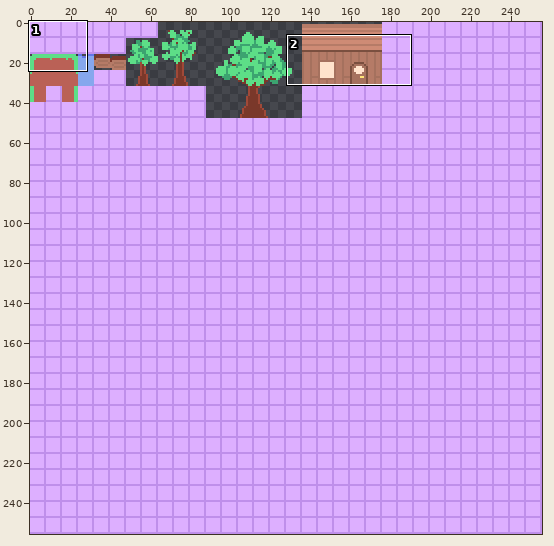
Two versions of one sprite sheet, assets.png. The picture above shows the old version from afar; the outline marks the close-up.
Close-up. The starting point:
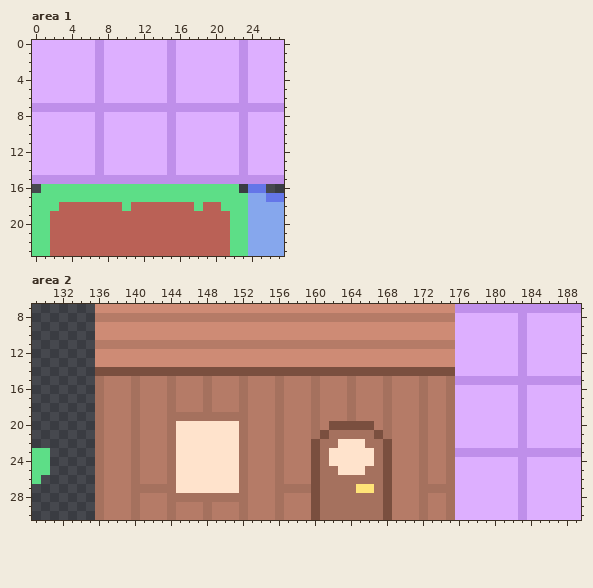
The file is 256x256 pixels. Colours within 5 levels of each other are drawn and written as one. Shown: area 1: x 0..27, y 0..23; area 2: x 129..189, y 7..30.
The same view after the edit:
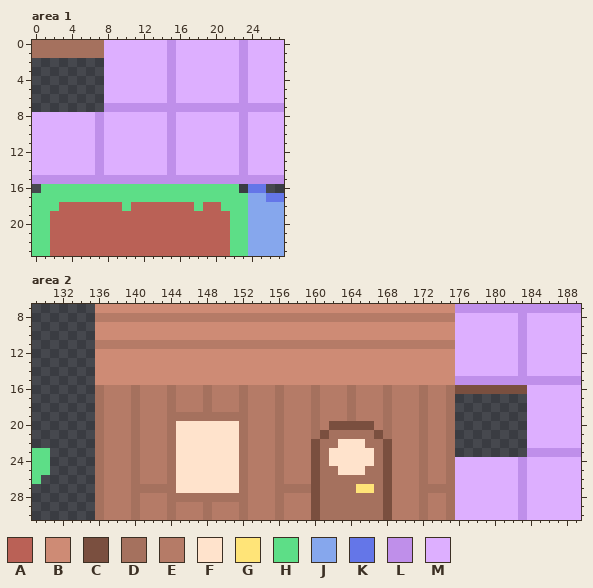
Palette (. is transparent): A #ba6156  B #ce8b75  C #7a4f3f  D #a5715e  E #b57b67  F #ffe3cc  G #ffe478  H #5dde87  J #86a7ed  K #6476e8  L #bf8fea  M #ddafff
Changes in this commit:
{"where": "area 1"}
{"y":0,"x":0,"old":"MMMMMMML","new":"DDDDDDDD"}
{"y":1,"x":0,"old":"MMMMMMML","new":"DDDDDDDD"}
{"y":2,"x":0,"old":"MMMMMMML","new":"........"}
{"y":3,"x":0,"old":"MMMMMMML","new":"........"}
{"y":4,"x":0,"old":"MMMMMMML","new":"........"}
{"y":5,"x":0,"old":"MMMMMMML","new":"........"}
{"y":6,"x":0,"old":"MMMMMMML","new":"........"}
{"y":7,"x":0,"old":"LLLLLLLL","new":"........"}
{"where": "area 2"}
{"y":14,"x":136,"old":"CCCCCCCCCCCCCCCCCCCCCCCCCCCCCCCCCCCCCCCC","new":"BBBBBBBBBBBBBBBBBBBBBBBBBBBBBBBBBBBBBBBB"}
{"y":15,"x":136,"old":"DEEEDEEEDEEEDEEEDEEEDEEEDEEEDEEEDEEEDEED","new":"BBBBBBBBBBBBBBBBBBBBBBBBBBBBBBBBBBBBBBBB"}
{"y":16,"x":176,"old":"MMMMMMML","new":"CCCCCCCC"}
{"y":17,"x":176,"old":"MMMMMMML","new":"........"}
{"y":18,"x":176,"old":"MMMMMMML","new":"........"}
{"y":19,"x":176,"old":"MMMMMMML","new":"........"}
{"y":20,"x":176,"old":"MMMMMMML","new":"........"}
{"y":21,"x":176,"old":"MMMMMMML","new":"........"}
{"y":22,"x":176,"old":"MMMMMMML","new":"........"}
{"y":23,"x":176,"old":"LLLLLLLL","new":"........"}
{"label":"changed","picture_box":[32,40,104,112]}
{"label":"changed","picture_box":[95,367,527,457]}
